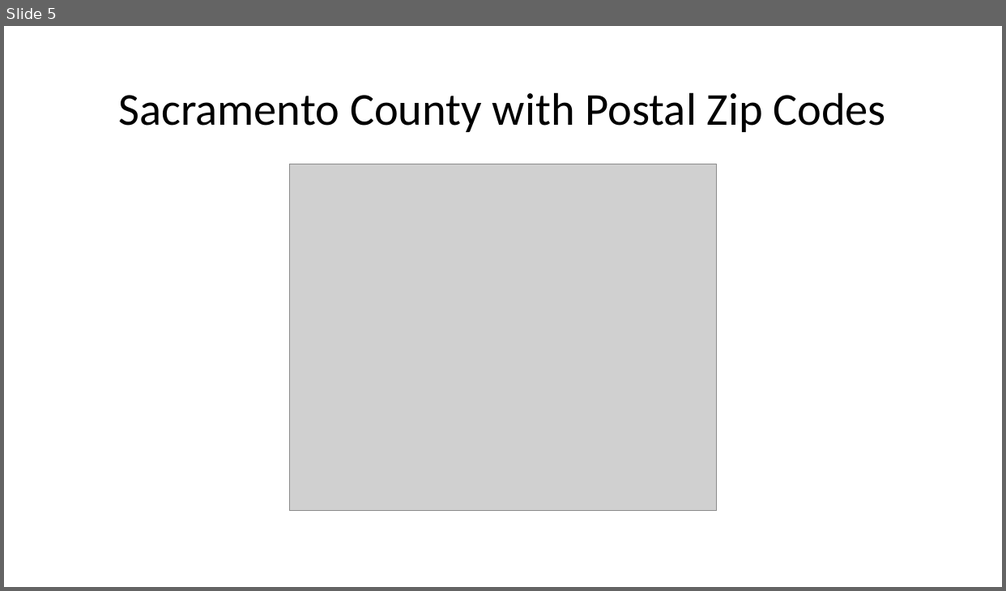
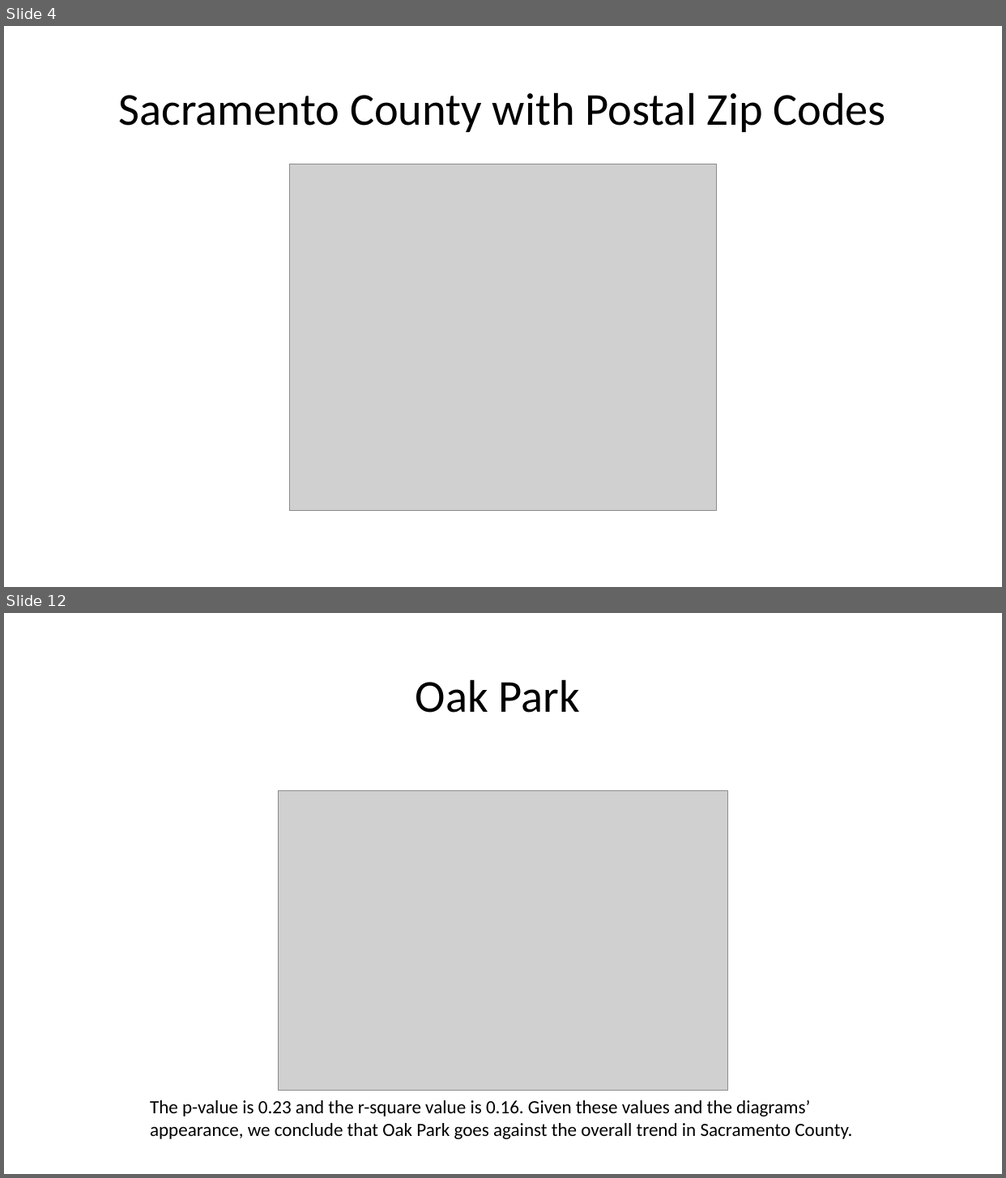
Before and after one commit to sean-galloway/Crime_and_Poverty, a slide deck: Project_1_Presentation.pptx. Shown one above the other, each under a label of ours: slide 5 before the commit, slides 4 and 12 after it; the slides between them are not shown. The pictures are 1006x591 and 1006x1178 pixels, drawn with LibreOffice and Linux fonts; fonts in the diff are those of the drawing; grey boxes stand for pictures. Boxes give left, top, right and bottom in pixels: in the first picture for what was removed or moved away, otherwise in the second. Text is boxed around its words. In the diff, an @@ line names an element or a change of style, - is before the commit and + after.

```diff
--- a/Project_1_Presentation.pptx
+++ b/Project_1_Presentation.pptx
@@ slide 12 added at [4,613,1002,1174], background #FFFFFF @@
@@ title added at [415,679,580,713], 44 pt, text #000000 @@
+Oak Park
@@ picture added at [279,791,728,1091] @@
@@ text added at [150,1101,852,1139], 18 pt, text #000000 @@
+The p-value is 0.23 and the r-square value is 0.16. Given these values and the diagrams’ appearance, we conclude that Oak Park goes against the overall trend in Sacramento County.
@@ what was slide 5 is now slide 4 @@
```
Also in this commit, not shown: 1 slide changed, 9 other slides added, 1 slide removed.
